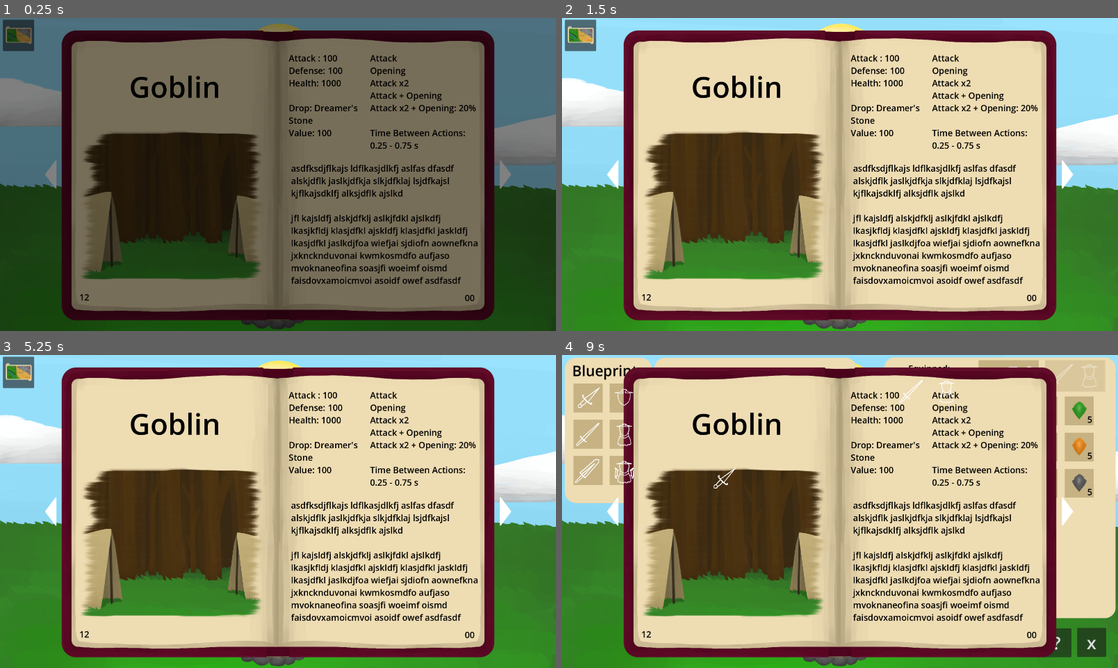
Above: before the commit, frames 1-4 (two rows, left to right).
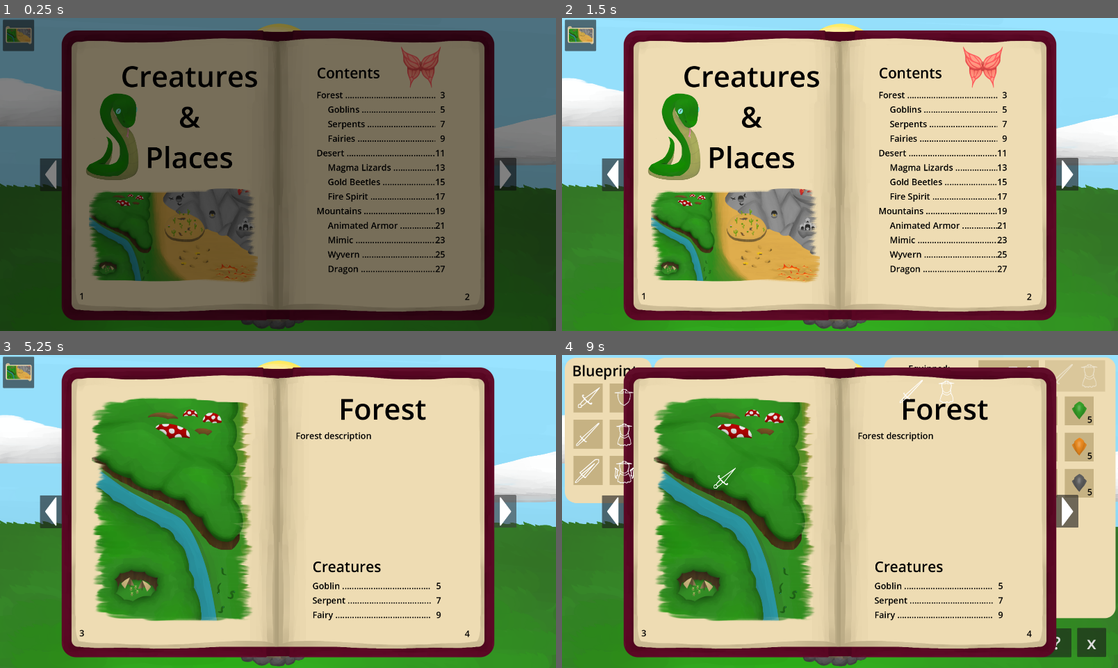
Above: after the commit, the same moments.

Repository: OrusLiOx/To-Slay-A-Dragon
Game: Godot game, scene res://Scenes/main.tscn
Same seed, same stepped clock (60 frames per second), same inputs: the game is played once before the commit and once after it.
Inputs (mouse positions are in pixels of both pictures, inside the frame that each line leads up to):
- Up to frame 1 (0.25 s): no input
- Up to frame 2 (1.5 s): click "Be careful if you see any oth…" at 0.5 s; click "If you want to slay that drag…" at 1.25 s
- Up to frame 3 (5.25 s): click "I have a piece of ferrite tha…" at 2 s; click "When you open the forge, ther…" at 2.75 s; click "Click on the anvil to get sta…" at 3.5 s; click (50, 511) at 4.25 s; click (505, 511) at 5 s
- Up to frame 4 (9 s): click "If you're ready to collet bet…" at 5.75 s; click "You can pet the little lady, …" at 6.5 s; click "Did you find any treats for t…" at 7.25 s; click (834, 555) at 8 s; click (734, 608) at 8.75 s

The runs differ from the first frame. In frame 1, 21% of the frame differs, in the area x 7-93%, y 9-91%; in frame 2, 22%; in frame 3, 24%, in the area x 7-93%, y 11-91%; in frame 4, 24%.

Commit message:
can now go through pages of book

Diff:
--- a/Godot/Globals/Enemy.gd
+++ b/Godot/Globals/Enemy.gd
@@ -13,6 +13,11 @@
 
 func set_enemy(t : String):
 	type = t
+	if type == "Chest?":
+		if randf()<.1:
+			type = "Chest"
+		else:
+			type = "Mimic"
 	match(type):
 		"Goblin":
 			attack = 10
@@ -97,27 +102,24 @@
 			weight["double block"] = .2
 			weight["attack block"] = .2
 			weight["attack double block"] = .1
-		"Chest?":
-			if randf()<.1:
-				type = "Chest"
-				attack = 0
-				defense = 0
-				maxHp = 1
-				noteDelayMin = .7
-				noteDelayMax = .7
-				weight["attack"] = 1
-			else:
-				type = "Mimic"
-				attack = 70
-				defense = 70
-				maxHp = 30
-				noteDelayMin = .7
-				noteDelayMax = .7
+		"Chest":
+			attack = 0
+			defense = 0
+			maxHp = 1
+			noteDelayMin = .7
+			noteDelayMax = .7
+			weight["attack"] = 1
+		"Mimic":
+			attack = 70
+			defense = 70
+			maxHp = 30
+			noteDelayMin = .7
+			noteDelayMax = .7
 
-				weight["attack"] = .4
-				weight["block"] = .4
-				weight["double block"] = .1
-				weight["attack block"] = .1
+			weight["attack"] = .4
+			weight["block"] = .4
+			weight["double block"] = .1
+			weight["attack block"] = .1
 
 		"Dragon":
 			attack = 110
--- a/Godot/Scenes/Book/Script/RegionTitlePage.gd
+++ b/Godot/Scenes/Book/Script/RegionTitlePage.gd
@@ -1,20 +1,23 @@
 extends Node2D
-
-
-# Called when the node enters the scene tree for the first time.
-func _ready():
-	pass # Replace with function body.
-
 
 # Called every frame. 'delta' is the elapsed time since the previous frame.
 func set_region(region):
 	$Title.text = region
-	$Map.texture = load("res://Sprites/Map/"+region+"Edit.png")
+	$Map.texture = load("res://Sprites/book/"+region+"Edit.png")
 	match region:
 		"Forest":
-			$Map.texture = load("res://Sprites/Map/ForestEdit.png")
+			$Creatures/Forest.visible = true
+			$Creatures/Desert.visible = false
+			$Creatures/Mountain.visible = false
+			$Description.text = "Forest description"
 		"Desert":
-			$Map.texture = load("res://Sprites/Map/ForestEdit.png")
+			$Creatures/Forest.visible = false
+			$Creatures/Desert.visible = true
+			$Creatures/Mountain.visible = false
+			$Description.text = "Desert description"
 		"Mountain":
-			$Map.texture = load("res://Sprites/Map/ForestEdit.png")
+			$Creatures/Forest.visible = false
+			$Creatures/Desert.visible = false
+			$Creatures/Mountain.visible = true
+			$Description.text = "Mountain description"
 	pass
--- a/Godot/Scenes/Book/Script/TableOfContents.gd
+++ b/Godot/Scenes/Book/Script/TableOfContents.gd
@@ -1,10 +1,12 @@
 extends Node2D
-@export var headers:Array
+@export var headers:Array[Array]
+@export var pageNums:Array[int]
+@export var pageNumStart : int
 
 signal go_to_page(page)
 
 # Called when the node enters the scene tree for the first time.
-func _ready():
+func update():
 	var y = 0
 	for arr in headers:
 		for val in arr:
@@ -16,7 +18,7 @@
 			but.text_overrun_behavior = 1
 			but.flat = true
 			but.theme = load("res://Themes/UIButton.tres")
-			but.button_down.connect(clicked.bind(y*4))
+			but.button_down.connect(clicked.bind(int(str(pageNums[y]+pageNumStart))))
 			if val != arr[0]:
 				but.text = "     "
 			else:
@@ -29,12 +31,11 @@
 			page.size.x = 34
 			page.horizontal_alignment = HORIZONTAL_ALIGNMENT_RIGHT
 			page.label_settings = load("res://Themes/BodyLabel.tres")
-			page.text = str(y)
+			page.text = str(pageNums[y]+pageNumStart)
 
 			but.mouse_entered.connect(mouse_over.bind(page, true))
 			but.mouse_exited.connect(mouse_over.bind(page, false))
 			y+=1
-
 
 func mouse_over(obj, state):
 	if state:
--- /dev/null
+++ b/Godot/Scenes/Book/Script/book.gd
@@ -0,0 +1,83 @@
+extends Node2D
+var curPage = 0
+@export var infoPageStart:int
+
+# Called when the node enters the scene tree for the first time.
+func _ready():
+	$MapTitlePage/Buttons.pageNumStart = infoPageStart
+	$RegionTitlePage/Creatures/Forest.pageNumStart = infoPageStart+2
+	$RegionTitlePage/Creatures/Desert.pageNumStart = infoPageStart+10
+	$RegionTitlePage/Creatures/Mountain.pageNumStart = infoPageStart+18
+	$MapTitlePage/Buttons.update()
+	$RegionTitlePage/Creatures/Forest.update()
+	$RegionTitlePage/Creatures/Desert.update()
+	$RegionTitlePage/Creatures/Mountain.update()
+
+	update_page(1)
+	pass # Replace with function body.
+
+
+func update_page(newPage):
+	newPage = min(max(newPage,1),30)
+	if newPage%2 == 0:
+		newPage-=1
+
+	$UI/PageNumL.text = str(newPage)
+	$UI/PageNumR.text = str(newPage+1)
+
+	if newPage == curPage:
+		return
+
+	curPage = newPage
+
+	if curPage>=infoPageStart and curPage < infoPageStart+28:
+		if curPage == infoPageStart:
+			$QuestPage.visible = false
+			$RegionTitlePage.visible = false
+			$MapTitlePage.visible = true
+		elif (curPage-infoPageStart-2)%8 == 0 and curPage <= infoPageStart+18:
+			$QuestPage.visible = false
+			$RegionTitlePage.visible = true
+			$MapTitlePage.visible = false
+			match int(curPage-infoPageStart-2)/8:
+				0:
+					$RegionTitlePage.set_region("Forest")
+				1:
+					$RegionTitlePage.set_region("Desert")
+				2:
+					$RegionTitlePage.set_region("Mountain")
+		else:
+			$QuestPage.visible = true
+			$RegionTitlePage.visible = false
+			$MapTitlePage.visible = false
+			match curPage-infoPageStart-4:
+				0:
+					$QuestPage.set_page(Enemy.new("Goblin"))
+				2:
+					$QuestPage.set_page(Enemy.new("Serpent"))
+				4:
+					$QuestPage.set_page(Enemy.new("Fairy"))
+				8:
+					$QuestPage.set_page(Enemy.new("Magma Lizard"))
+				10:
+					$QuestPage.set_page(Enemy.new("Gold Beetle"))
+				12:
+					$QuestPage.set_page(Enemy.new("Fire Spirit"))
+				16:
+					$QuestPage.set_page(Enemy.new("Animated Armor"))
+				18:
+					$QuestPage.set_page(Enemy.new("Mimic"))
+				20:
+					$QuestPage.set_page(Enemy.new("Wyvern"))
+				22:
+					$QuestPage.set_page(Enemy.new("Dragon"))
+
+	pass
+
+func _on_left_button_down():
+	update_page(curPage-2)
+	pass # Replace with function body.
+
+func _on_right_button_down():
+	update_page(curPage+2)
+	pass # Replace with function body.
--- a/Godot/Scenes/Book/Script/quest_page.gd
+++ b/Godot/Scenes/Book/Script/quest_page.gd
@@ -3,73 +3,74 @@
 
 # Called when the node enters the scene tree for the first time.
 func set_page(enemy:Enemy):
+	$Sprite2D/Enemy/EnemySprite.set_enemy(enemy)
 	$Area.text = enemy.type
 	var edit = $Flavor
 	var drop:Part
-	match enemy:
+	match enemy.type:
 		"Goblin":
-			drop = Part.new("m",1)
-			edit = ""
+			drop = Part.new("m",0)
+			edit.text = "Goblin text"
 		"Serpent":
-			drop = Part.new("s",1)
-			edit = ""
+			drop = Part.new("s",0)
+			edit.text = "serpent text"
 		"Fairy":
-			drop = Part.new("f",1)
-			edit = ""
+			drop = Part.new("f",0)
+			edit.text = "fairy text"
 
 		"Gold Beetle":
-			drop = Part.new("m",2)
-			edit = ""
+			drop = Part.new("m",1)
+			edit.text = "beetle text"
 		"Magma Lizard":
-			drop = Part.new("s",2)
-			edit = ""
+			drop = Part.new("s",1)
+			edit.text = "lizard text"
 		"Fire Spirit":
-			drop = Part.new("f",2)
-			edit = ""
+			drop = Part.new("f",1)
+			edit.text = "fire text"
 
 		"Animated Armor":
-			drop = Part.new("m",3)
-			edit = ""
+			drop = Part.new("m",2)
+			edit.text = "armor text"
 		"Wyvern":
-			drop = Part.new("s",3)
-			edit = ""
+			drop = Part.new("s",2)
+			edit.text = "wyvern text"
 		"Mimic":
-			drop = Part.new("f",3)
-			edit = ""
+			drop = Part.new("f",2)
+			edit.text = "mimic text"
 
 		"Dragon":
-			edit = ""
+			edit.text = "dragon text"
 
 	edit = $Stats
 	edit.text = "Attack: " + str(enemy.attack) + "\n"
 	edit.text += "Defense: " + str(enemy.defense) + "\n"
 	edit.text += "Health: " + str(enemy.maxHp) + "\n\n"
 
-	edit.text += "Drop: " + drop.get_name() + "\n"
+	edit.text += "Drop: "
 	if drop == null:
 		edit.text+= "???\n"
 	else:
 		edit.text += drop.get_name() + "\n"
-	edit.text += "Value: " + str(drop.get_value())
+		edit.text += "Value: " + str(drop.get_value())
 
 	edit = $Actions
 	edit.text = ""
 	for key in enemy.weight.keys():
 		match key:
 			"attack":
-				edit += "Opening: "
+				edit.text += "Opening: "
 			"block":
-				edit += "Attack: "
+				edit.text += "Attack: "
 			"double block":
-				edit += "Attack x2: "
+				edit.text += "Attack x2: "
 			"attack block":
-				edit += "Attack + Opening: "
+				edit.text += "Attack + Opening: "
 			"attack double block":
-				edit += "Attack x2 + Opening: "
-		edit += str(enemy.weight[key]*100)+"%\n"
-	edit +="\n\nTime Between Actions:\n"
+				edit.text += "Attack x2 + Opening: "
+		edit.text += str(enemy.weight[key]*100)+"%\n"
+	edit.text +="\nTime Between Actions:\n"
 	var min = enemy.noteDelayMin
 	var max = enemy.noteDelayMax
 	if min != max:
-		edit += str(min) + " - "
-	edit += str(max)+" s"
+		edit.text += str(min) + " - "
+	edit.text += str(max)+" s"
--- a/Godot/Scenes/Book/book.tscn
+++ b/Godot/Scenes/Book/book.tscn
@@ -1,6 +1,7 @@
-[gd_scene load_steps=15 format=3 uid="uid://tr660l4oomhm"]
+[gd_scene load_steps=16 format=3 uid="uid://tr660l4oomhm"]
 
 [ext_resource type="Texture2D" uid="uid://cf2sbqwtsq0vd" path="res://Sprites/book/book.png" id="1_rktjd"]
+[ext_resource type="Script" path="res://Scenes/Book/Script/book.gd" id="1_w6myh"]
 [ext_resource type="Script" path="res://Scenes/Book/Script/RegionTitlePage.gd" id="2_4ahq4"]
 [ext_resource type="LabelSettings" uid="uid://b11e7oyd37eom" path="res://Themes/TitleLabel.tres" id="2_aod8j"]
 [ext_resource type="PackedScene" uid="uid://ce1p1s1byjllv" path="res://Scenes/Book/quest_page.tscn" id="2_vl5qr"]
@@ -8,26 +9,28 @@
 [ext_resource type="Texture2D" uid="uid://dxc67woulqfnb" path="res://Sprites/book/ForestEdit.png" id="4_u7d7b"]
 [ext_resource type="Texture2D" uid="uid://br3lcjhomebab" path="res://Sprites/UI/arrowCrop.png" id="5_cw70f"]
 [ext_resource type="LabelSettings" uid="uid://dw18pcv0wtiom" path="res://Themes/BodyLabel.tres" id="5_iiqke"]
-[ext_resource type="Texture2D" uid="uid://cf0xej0dmr7rq" path="res://Sprites/Enemies/beetle.png" id="6_va7t1"]
 [ext_resource type="Texture2D" uid="uid://dde35b4ko241e" path="res://Sprites/book/map.png" id="7_2h8yx"]
 [ext_resource type="Texture2D" uid="uid://cnq33yf2cm21l" path="res://Sprites/Enemies/fairy.png" id="7_sxw0x"]
 [ext_resource type="Script" path="res://Scenes/Book/Script/TableOfContents.gd" id="7_v5i45"]
 [ext_resource type="Texture2D" uid="uid://ot02xp1yo4ha" path="res://Sprites/Enemies/snake.png" id="8_hgdp7"]
+[ext_resource type="LabelSettings" uid="uid://cb4eflp81bok5" path="res://Themes/HeaderLabel.tres" id="12_pafpr"]
 
 [sub_resource type="StyleBoxEmpty" id="StyleBoxEmpty_qwrn0"]
 
 [node name="Book" type="Node2D"]
+script = ExtResource("1_w6myh")
+infoPageStart = 1
 
 [node name="Sprite2D" type="Sprite2D" parent="."]
 texture = ExtResource("1_rktjd")
 
 [node name="TableOfContents" type="Node2D" parent="."]
 
-[node name="QuestPageL" parent="." instance=ExtResource("2_vl5qr")]
+[node name="QuestPage" parent="." instance=ExtResource("2_vl5qr")]
+visible = false
 position = Vector2(-495, -284)
 
 [node name="RegionTitlePage" type="Node2D" parent="."]
-visible = false
 script = ExtResource("2_4ahq4")
 
 [node name="Map" type="Sprite2D" parent="RegionTitlePage"]
@@ -50,6 +53,49 @@
 text = "hello this is flavor text for this area"
 label_settings = ExtResource("5_iiqke")
 
+[node name="Creatures" type="Label" parent="RegionTitlePage"]
+offset_left = 119.0
+offset_top = 155.0
+offset_right = 358.0
+offset_bottom = 224.0
+text = "Creatures"
+label_settings = ExtResource("12_pafpr")
+
+[node name="Forest" type="Node2D" parent="RegionTitlePage/Creatures"]
+visible = false
+position = Vector2(0, 80)
+script = ExtResource("7_v5i45")
+headers = Array[Array]([["Goblin"], ["Serpent"], ["Fairy"]])
+pageNums = Array[int]([2, 4, 6])
+
+[node name="Text" type="ColorRect" parent="RegionTitlePage/Creatures/Forest"]
+clip_children = 1
+offset_right = 410.0
+offset_bottom = 408.0
+
+[node name="Desert" type="Node2D" parent="RegionTitlePage/Creatures"]
+visible = false
+position = Vector2(0, 80)
+script = ExtResource("7_v5i45")
+headers = Array[Array]([["Magma Lizard"], ["Gold Beetle"], ["Fire Spirit"]])
+pageNums = Array[int]([2, 4, 6])
+
+[node name="Text" type="ColorRect" parent="RegionTitlePage/Creatures/Desert"]
+clip_children = 1
+offset_right = 410.0
+offset_bottom = 408.0
+
+[node name="Mountain" type="Node2D" parent="RegionTitlePage/Creatures"]
+position = Vector2(0, 80)
+script = ExtResource("7_v5i45")
+headers = Array[Array]([["Animated Armor"], ["Mimic"], ["Wyvern"], ["Dragon"]])
+pageNums = Array[int]([2, 4, 6, 8])
+
+[node name="Text" type="ColorRect" parent="RegionTitlePage/Creatures/Mountain"]
+clip_children = 1
+offset_right = 410.0
+offset_bottom = 408.0
+
 [node name="MapTitlePage" type="Node2D" parent="."]
 visible = false
 
@@ -57,25 +103,29 @@
 position = Vector2(-360, 213)
 texture = ExtResource("7_2h8yx")
 
-[node name="Beetle" type="Sprite2D" parent="MapTitlePage"]
-position = Vector2(-474, -152)
-scale = Vector2(0.585, 0.585)
-texture = ExtResource("6_va7t1")
-
 [node name="Fairy" type="Sprite2D" parent="MapTitlePage"]
-position = Vector2(-352, -319)
+position = Vector2(487, -357)
+scale = Vector2(0.8, 0.8)
 texture = ExtResource("7_sxw0x")
 
 [node name="Snake" type="Sprite2D" parent="MapTitlePage"]
-position = Vector2(-132, -293)
-scale = Vector2(0.795, 0.795)
+position = Vector2(-553, -217)
+scale = Vector2(0.75, 0.75)
 texture = ExtResource("8_hgdp7")
 
+[node name="Label" type="Label" parent="MapTitlePage"]
+offset_left = 134.0
+offset_top = -386.0
+offset_right = 354.0
+offset_bottom = -317.0
+text = "Contents"
+label_settings = ExtResource("12_pafpr")
+
 [node name="Title" type="Label" parent="MapTitlePage"]
-offset_left = 128.0
-offset_top = -433.0
-offset_right = 602.0
-offset_bottom = -16.0
+offset_left = -543.0
+offset_top = -409.0
+offset_right = -69.0
+offset_bottom = 8.0
 text = "Creatures
 &
 Places"
@@ -83,36 +133,36 @@
 horizontal_alignment = 1
 
 [node name="Buttons" type="Node2D" parent="MapTitlePage"]
-position = Vector2(146, 0)
+position = Vector2(133, -296)
 script = ExtResource("7_v5i45")
-headers = [["Forest"], ["Desert"], ["Mountains", "Dragon", "Enemies"]]
+headers = Array[Array]([["Forest", "Goblins", "Serpents", "Fairies"], ["Desert", "Magma Lizards", "Gold Beetles", "Fire Spirit"], ["Mountains", "Animated Armor", "Mimic", "Wyvern", "Dragon"]])
+pageNums = Array[int]([2, 4, 6, 8, 10, 12, 14, 16, 18, 20, 22, 24, 26, 28])
+pageNumStart = 10
 
 [node name="Text" type="ColorRect" parent="MapTitlePage/Buttons"]
 clip_children = 1
 offset_right = 410.0
-offset_bottom = 408.0
+offset_bottom = 700.0
 
 [node name="UI" type="Node2D" parent="."]
 
-[node name="PageNumR" type="TextEdit" parent="UI"]
+[node name="PageNumR" type="Label" parent="UI"]
 offset_left = 645.0
 offset_top = 400.0
-offset_right = 692.0
+offset_right = 757.0
 offset_bottom = 450.0
 theme = ExtResource("4_cdtq7")
 text = "00"
-selecting_enabled = false
-deselect_on_focus_loss_enabled = false
+label_settings = ExtResource("5_iiqke")
 
-[node name="PageNumL" type="TextEdit" parent="UI"]
+[node name="PageNumL" type="Label" parent="UI"]
 offset_left = -686.0
 offset_top = 398.0
-offset_right = -639.0
+offset_right = -574.0
 offset_bottom = 448.0
 theme = ExtResource("4_cdtq7")
 text = "12"
-selecting_enabled = false
-deselect_on_focus_loss_enabled = false
+label_settings = ExtResource("5_iiqke")
 
 [node name="Left" type="Button" parent="UI"]
 offset_left = -822.0
@@ -122,7 +172,6 @@
 pivot_offset = Vector2(224, -100)
 theme_override_styles/focus = SubResource("StyleBoxEmpty_qwrn0")
 icon = ExtResource("5_cw70f")
-flat = true
 icon_alignment = 1
 
 [node name="Right" type="Button" parent="UI"]
@@ -134,5 +183,11 @@
 pivot_offset = Vector2(224, -100)
 theme_override_styles/focus = SubResource("StyleBoxEmpty_qwrn0")
 icon = ExtResource("5_cw70f")
-flat = true
 icon_alignment = 1
+
+[connection signal="go_to_page" from="RegionTitlePage/Creatures/Forest" to="." method="update_page"]
+[connection signal="go_to_page" from="RegionTitlePage/Creatures/Desert" to="." method="update_page"]
+[connection signal="go_to_page" from="RegionTitlePage/Creatures/Mountain" to="." method="update_page"]
+[connection signal="go_to_page" from="MapTitlePage/Buttons" to="." method="update_page"]
+[connection signal="button_down" from="UI/Left" to="." method="_on_left_button_down"]
+[connection signal="button_down" from="UI/Right" to="." method="_on_right_button_down"]
--- a/Godot/Scenes/Book/quest_page.tscn
+++ b/Godot/Scenes/Book/quest_page.tscn
@@ -41,7 +41,7 @@
 [node name="Stats" type="Label" parent="."]
 offset_left = 532.0
 offset_top = -139.0
-offset_right = 823.0
+offset_right = 797.0
 offset_bottom = 204.0
 text = "Attack : 100
 Defense: 100
@@ -59,9 +59,6 @@
 offset_top = 241.0
 offset_right = 1196.0
 offset_bottom = 734.0
-text = "asdfksdjflkajs ldflkasjdlkfj aslfas dfasdf alskjdflk jaslkjdfkja slkjdfklaj lsjdfkajsl kjflkajsdklfj alksjdflk ajslkd
-
-jfl kajsldfj alskjdfklj aslkjfdkl ajslkdfj lkasjkfldj klasjdfkl ajskldfj klasjdfkl jaskldfj lkasjdfkl jaslkdjfoa wiefjai sjdiofn aownefkna jxkncknduvonai kwmkosmdfo aufjaso mvoknaneofina soasjfi woeimf oismd faisdovxamoicmvoi asoidf owef asdfasdf "
 label_settings = ExtResource("4_4drxp")
 autowrap_mode = 2
 text_overrun_behavior = 1
--- a/Godot/Scenes/Camp/camp.tscn
+++ b/Godot/Scenes/Camp/camp.tscn
@@ -30,6 +30,8 @@
 [sub_resource type="StyleBoxEmpty" id="StyleBoxEmpty_edwyj"]
 
 [sub_resource type="StyleBoxEmpty" id="StyleBoxEmpty_pb0gu"]
+
+[sub_resource type="StyleBoxEmpty" id="StyleBoxEmpty_1a3ij"]
 
 [node name="Camp" type="Node2D"]
 script = ExtResource("1_n2q1u")
@@ -121,6 +123,7 @@
 offset_top = 261.0
 offset_right = 121.0
 offset_bottom = 538.0
+theme_override_styles/focus = SubResource("StyleBoxEmpty_1a3ij")
 icon = ExtResource("10_kjxj7")
 flat = true
 
--- a/Godot/Themes/UIButton.tres
+++ b/Godot/Themes/UIButton.tres
@@ -13,6 +13,8 @@
 
 [sub_resource type="StyleBoxFlat" id="StyleBoxFlat_o4ono"]
 bg_color = Color(0.47451, 0.415686, 0.278431, 1)
+
+[sub_resource type="StyleBoxEmpty" id="StyleBoxEmpty_pndrr"]
 
 [sub_resource type="StyleBoxEmpty" id="StyleBoxEmpty_6jc4x"]
 
@@ -31,6 +33,13 @@
 Button/styles/hover = SubResource("StyleBoxFlat_c8aiu")
 Button/styles/normal = SubResource("StyleBoxFlat_d1mvq")
 Button/styles/pressed = SubResource("StyleBoxFlat_o4ono")
+LineEdit/colors/caret_color = Color(0, 0, 0, 1)
+LineEdit/colors/font_color = Color(0, 0, 0, 1)
+LineEdit/colors/font_selected_color = Color(0, 0, 0, 1)
+LineEdit/colors/selection_color = Color(0, 0, 0, 0.4)
+LineEdit/font_sizes/font_size = 30
+LineEdit/styles/normal = SubResource("StyleBoxEmpty_pndrr")
+TextEdit/colors/caret_color = Color(0, 0, 0, 1)
 TextEdit/colors/font_color = Color(0, 0, 0, 1)
 TextEdit/font_sizes/font_size = 30
 TextEdit/styles/focus = SubResource("StyleBoxEmpty_6jc4x")
--- a/Godot/project.godot
+++ b/Godot/project.godot
@@ -340,12 +340,6 @@
 Craft={
 "deadzone": 0.5,
 "events": [Object(InputEventKey,"resource_local_to_scene":false,"resource_name":"","device":-1,"window_id":0,"alt_press …(182 unchanged characters)…
-, Object(InputEventKey,"resource_local_to_scene":false,"resource_name":"","device":-1,"window_id":0,"alt_pressed":false,"shift_pressed":false,"ctrl_pressed":false,"meta_pressed":false,"pressed":false,"keycode":0,"physical_keycode":32,"key_label":0,"unicode":32,"echo":false,"script":null)
-]
-}
-Clear={
-"deadzone": 0.5,
-"events": [Object(InputEventKey,"resource_local_to_scene":false,"resource_name":"","device":-1,"window_id":0,"alt_pressed":false,"shift_pressed":false,"ctrl_pressed":false,"meta_pressed":false,"pressed":false,"keycode":0,"physical_keycode":4194308,"key_label":0,"unicode":0,"echo":false,"script":null)
 ]
 }
 Blueprint1={
@@ -417,6 +411,11 @@
 "events": [Object(InputEventKey,"resource_local_to_scene":false,"resource_name":"","device":-1,"window_id":0,"alt_press …(182 unchanged characters)…
 ]
 }
+Clear={
+"deadzone": 0.5,
+"events": [Object(InputEventKey,"resource_local_to_scene":false,"resource_name":"","device":-1,"window_id":0,"alt_pressed":false,"shift_pressed":false,"ctrl_pressed":false,"meta_pressed":false,"pressed":false,"keycode":0,"physical_keycode":4194308,"key_label":0,"unicode":0,"echo":false,"script":null)
+]
+}
 
 [rendering]
 
Not shown: 1 places in Godot/Scenes/Camp/camp.tscn that only renumber resources
Not shown: 1 places in Godot/Themes/UIButton.tres that only renumber resources
